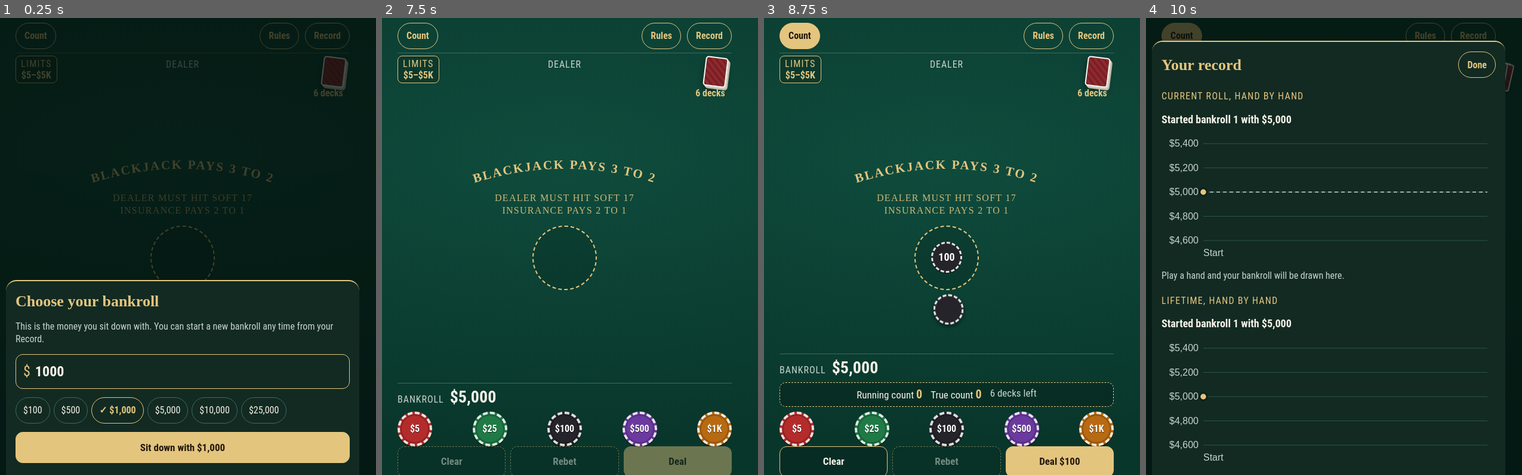
Above: before the commit, frames 1-4 (left to right).
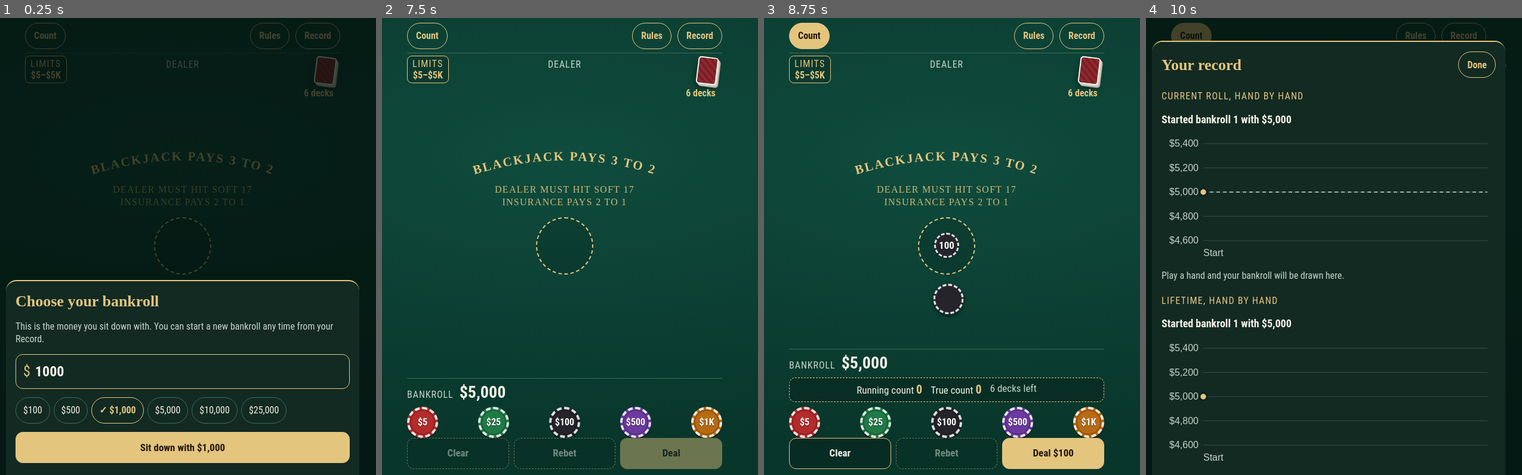
Above: after the commit, the same moments.

Repository: ahnnyc/Blackjack-
Game: browser game, page index.html
The game is run twice, just before and just after one commit, with the same random seed, the same clock (stepped at 60 frames per second) and the same inputs.
Inputs (mouse positions are in pixels of both pictures, inside the frame that each line leads up to; where the layout moved, square brackets give the same spot in the first picture):
- Up to frame 1 (0.25 s): no input
- Up to frame 2 (7.5 s): move the mouse to (566, 168) [566, 177] at 1.07 s; click (570, 369) at 1.27 s; type "8" at 1.27 s; tap Enter at 1.3, 4.3 s; move the mouse to (521, 159) [521, 168] at 1.67 s; click (566, 301) at 1.87 s; move the mouse to (611, 159) [611, 164] at 2.27 s; click "$1,000" at 2.47 s; move the mouse to (600, 173) [600, 177] at 2.87 s; click "$5,000" at 3.07 s; move the mouse to (506, 173) [506, 182] at 3.47 s; click "$25,000" at 3.67 s; move the mouse to (566, 155) [566, 164] at 4.07 s; click (570, 369) at 4.27 s; type "3" at 4.27 s; move the mouse to (633, 164) [633, 173] at 4.67 s; click "$500" at 4.87 s; move the mouse to (494, 164) [494, 173] at 5.27 s; click (566, 369) at 5.47 s; move the mouse to (543, 177) [543, 187] at 5.87 s; click "$25,000" at 6.07 s; move the mouse to (588, 150) [588, 159] at 6.47 s; click "$5,000" at 6.67 s; move the mouse to (566, 168) [566, 177] at 7.07 s; click "Sit down with $5,000" at 7.27 s
- Up to frame 3 (8.75 s): move the mouse to (903, 159) [903, 168] at 7.67 s; click "Count" at 7.87 s; move the mouse to (993, 159) [993, 164] at 8.27 s; click "$100" at 8.47 s
- Up to frame 4 (10 s): move the mouse to (1364, 173) [1364, 177] at 8.87 s; click "Deal $100" at 9.07 s; move the mouse to (1270, 173) [1270, 182] at 9.47 s; click "Record" at 9.67 s

The runs differ from the first frame. In frame 1, 2.2% of the frame differs, in the area x 4-94%, y 1-58%; in frame 2, 7.5%; in frame 3, 9.7%, in the area x 4-94%, y 1-100%; in frame 4, 0.5%.

Commit message:
Keep the whole table on screen under the iPhone clock bar
The page was 21px taller than the screen, pushing the top buttons up under
the clock bar. Cards, chips and the bet circle are also a little smaller.

Co-Authored-By: Claude Opus 5.5 <noreply@anthropic.com>
Claude-Session: https://claude.ai/code/session_01Ni3H8S74X4EXKLd9nbNY4b

Diff:
--- a/index.html
+++ b/index.html
@@ -28,12 +28,14 @@
   --cw:76px;
   color-scheme:dark;
 }
-html,body{height:100%}
+html,body{height:100%;overflow:hidden;box-sizing:border-box}
+#app,#app *{box-sizing:border-box}
+.card,.card *{box-sizing:content-box}
 body{
   background:radial-gradient(120% 80% at 50% 30%, var(--felt) 0%, var(--felt-deep) 78%) fixed, var(--felt-deep);
   color:var(--text); font-family:var(--f-ui); font-size:17px; line-height:1.35;
   -webkit-tap-highlight-color:transparent; overflow:hidden; margin:0;
-  -webkit-user-select:none; user-select:none; -webkit-touch-callout:none; overscroll-behavior:none;
+  -webkit-user-select:none; user-select:none; -webkit-touch-callout:none; overscroll-behavior:none; position:fixed; inset:0;
 }
 button{font:inherit;color:inherit;cursor:pointer;touch-action:manipulation}
 button:focus-visible,input:focus-visible{outline:3px solid var(--gold);outline-offset:2px}
@@ -116,8 +118,8 @@
 .stack.ghost{visibility:hidden}
 .hinfo{display:flex;align-items:center;justify-content:center;gap:8px;flex-wrap:wrap}
 #spot .stack{margin-bottom:2px}
-#spot .stack i{width:46px;height:46px;font-size:18px}
-#spot .stack i + i{margin-left:-35px}
+#spot .stack i{width:42px;height:42px;font-size:17px}
+#spot .stack i + i{margin-left:-32px}
 
 #print{width:100%;max-width:380px;text-align:center;margin:2px 0}
 #print svg{width:100%;height:auto;display:block}
@@ -136,7 +138,7 @@
 .res.good{color:var(--good)} .res.bad{color:var(--bad)} .res.even{color:var(--text)}
 
 #spot{
-  width:108px;height:108px;border-radius:50%;border:2px dashed var(--gold);display:grid;place-items:center;
+  width:96px;height:96px;border-radius:50%;border:2px dashed var(--gold);display:grid;place-items:center;
   background:rgba(0,0,0,.12);flex:none;text-align:center;padding:0
 }
 #spot .v{font-size:22px;font-weight:700}
@@ -153,7 +155,7 @@
 .btn:disabled{opacity:.45;border-style:dashed;cursor:default}
 #chips{display:flex;justify-content:space-between;gap:6px}
 .chip{
-  width:clamp(48px, calc((100vw - 64px) / 5), 58px);height:clamp(48px, calc((100vw - 64px) / 5), 58px);border-radius:50%;flex:none;font-weight:700;font-size:16px;color:#fff;
+  width:clamp(44px, calc((100vw - 64px) / 5), 52px);height:clamp(44px, calc((100vw - 64px) / 5), 52px);border-radius:50%;flex:none;font-weight:700;font-size:16px;color:#fff;
   border:4px dashed rgba(255,255,255,.85);box-shadow:0 2px 0 rgba(0,0,0,.45), inset 0 0 0 3px rgba(0,0,0,.18);
   display:grid;place-items:center;padding:0;text-shadow:0 1px 1px rgba(0,0,0,.6)
 }
@@ -957,7 +959,7 @@
   renderPrint();
   const n = R ? R.hands.length : 1;
   const w = Math.min(innerWidth, 560) - 32;
-  const cw = n === 1 ? Math.min(88, w * 0.24) : n === 2 ? Math.min(70, w * 0.19) : Math.min(56, w * 0.145);
+  const cw = n === 1 ? Math.min(78, w * 0.22) : n === 2 ? Math.min(62, w * 0.18) : Math.min(50, w * 0.14);
 
   // dealer
   lastRects = new Map();
--- a/sw.js
+++ b/sw.js
@@ -1,6 +1,6 @@
 // Keeps the game on the phone so it opens with no internet connection.
 // Change VERSION whenever index.html changes, so phones pick up the new copy.
-const VERSION = 'bj-2026-11-24.11';
+const VERSION = 'bj-2026-11-24.12';
 const CORE = ['./', 'index.html', 'manifest.webmanifest', 'icon-180.png', 'icon-192.png', 'icon-512.png'];
 
 self.addEventListener('install', e => {
--- a/tools/game.html
+++ b/tools/game.html
@@ -14,7 +14,9 @@
   --cw:76px;
   color-scheme:dark;
 }
-html,body{height:100%}
+html,body{height:100%;overflow:hidden;box-sizing:border-box}
+#app,#app *{box-sizing:border-box}
+.card,.card *{box-sizing:content-box}
 body{
   background:radial-gradient(120% 80% at 50% 30%, var(--felt) 0%, var(--felt-deep) 78%) fixed, var(--felt-deep);
   color:var(--text); font-family:var(--f-ui); font-size:17px; line-height:1.35;
@@ -101,8 +103,8 @@
 .stack.ghost{visibility:hidden}
 .hinfo{display:flex;align-items:center;justify-content:center;gap:8px;flex-wrap:wrap}
 #spot .stack{margin-bottom:2px}
-#spot .stack i{width:46px;height:46px;font-size:18px}
-#spot .stack i + i{margin-left:-35px}
+#spot .stack i{width:42px;height:42px;font-size:17px}
+#spot .stack i + i{margin-left:-32px}
 
 #print{width:100%;max-width:380px;text-align:center;margin:2px 0}
 #print svg{width:100%;height:auto;display:block}
@@ -121,7 +123,7 @@
 .res.good{color:var(--good)} .res.bad{color:var(--bad)} .res.even{color:var(--text)}
 
 #spot{
-  width:108px;height:108px;border-radius:50%;border:2px dashed var(--gold);display:grid;place-items:center;
+  width:96px;height:96px;border-radius:50%;border:2px dashed var(--gold);display:grid;place-items:center;
   background:rgba(0,0,0,.12);flex:none;text-align:center;padding:0
 }
 #spot .v{font-size:22px;font-weight:700}
@@ -138,7 +140,7 @@
 .btn:disabled{opacity:.45;border-style:dashed;cursor:default}
 #chips{display:flex;justify-content:space-between;gap:6px}
 .chip{
-  width:clamp(48px, calc((100vw - 64px) / 5), 58px);height:clamp(48px, calc((100vw - 64px) / 5), 58px);border-radius:50%;flex:none;font-weight:700;font-size:16px;color:#fff;
+  width:clamp(44px, calc((100vw - 64px) / 5), 52px);height:clamp(44px, calc((100vw - 64px) / 5), 52px);border-radius:50%;flex:none;font-weight:700;font-size:16px;color:#fff;
   border:4px dashed rgba(255,255,255,.85);box-shadow:0 2px 0 rgba(0,0,0,.45), inset 0 0 0 3px rgba(0,0,0,.18);
   display:grid;place-items:center;padding:0;text-shadow:0 1px 1px rgba(0,0,0,.6)
 }
@@ -941,7 +943,7 @@
   renderPrint();
   const n = R ? R.hands.length : 1;
   const w = Math.min(innerWidth, 560) - 32;
-  const cw = n === 1 ? Math.min(88, w * 0.24) : n === 2 ? Math.min(70, w * 0.19) : Math.min(56, w * 0.145);
+  const cw = n === 1 ? Math.min(78, w * 0.22) : n === 2 ? Math.min(62, w * 0.18) : Math.min(50, w * 0.14);
 
   // dealer
   lastRects = new Map();
--- /dev/null
+++ b/tools/notch-test.js
@@ -0,0 +1,36 @@
+// Loads the home-screen build as an iPhone would show it (clock bar on top, home bar below)
+// and checks nothing is pushed off the screen.
+const { chromium } = require('playwright');
+const fs = require('fs');
+const src = process.argv[2], out = process.argv[3];
+const TOP = 59, BOTTOM = 34;
+(async () => {
+  let html = fs.readFileSync(src, 'utf8')
+    .replace(/env\(safe-area-inset-top, 0px\)/g, TOP + 'px')
+    .replace(/env\(safe-area-inset-bottom, 0px\)/g, BOTTOM + 'px')
+    .replace("navigator.serviceWorker.register('sw.js')", 'Promise.resolve()');
+  fs.writeFileSync(out + '.html', html);
+  const b = await chromium.launch();
+  const results = [];
+  for (const [w, h] of [[390, 844], [375, 667], [430, 932], [320, 568]]) {
+    const ctx = await b.newContext({ viewport: { width: w, height: h }, deviceScaleFactor: 2, isMobile: true, hasTouch: true, reducedMotion: 'reduce' });
+    await ctx.route(/fonts\.(googleapis|gstatic)/, r => r.abort());
+    const p = await ctx.newPage();
+    await p.goto('file://' + out + '.html');
+    await p.fill('#bankInput', '500'); await p.click('#bankStart');
+    await p.click('.chip.c25'); await p.waitForTimeout(400);
+    await p.click('#actions button:has-text("Deal")'); await p.waitForTimeout(4500);
+    const m = await p.evaluate(() => {
+      const r = s => document.querySelector(s).getBoundingClientRect();
+      const se = document.scrollingElement;
+      return { scrolledDown: se.scrollTop, pageTaller: se.scrollHeight > innerHeight,
+        topButtons: Math.round(r('#openRules').top), lowestButton: Math.round(Math.max(...[...document.querySelectorAll('#actions button')].map(b => b.getBoundingClientRect().bottom))), screen: innerHeight };
+    });
+    m.topClear = m.topButtons >= 59; m.bottomClear = m.lowestButton <= m.screen - 34;
+    results.push({ size: w + 'x' + h, ...m });
+    if (w === 390) await p.screenshot({ path: out + '-390.png' });
+    await ctx.close();
+  }
+  console.log(JSON.stringify(results));
+  await b.close();
+})();
